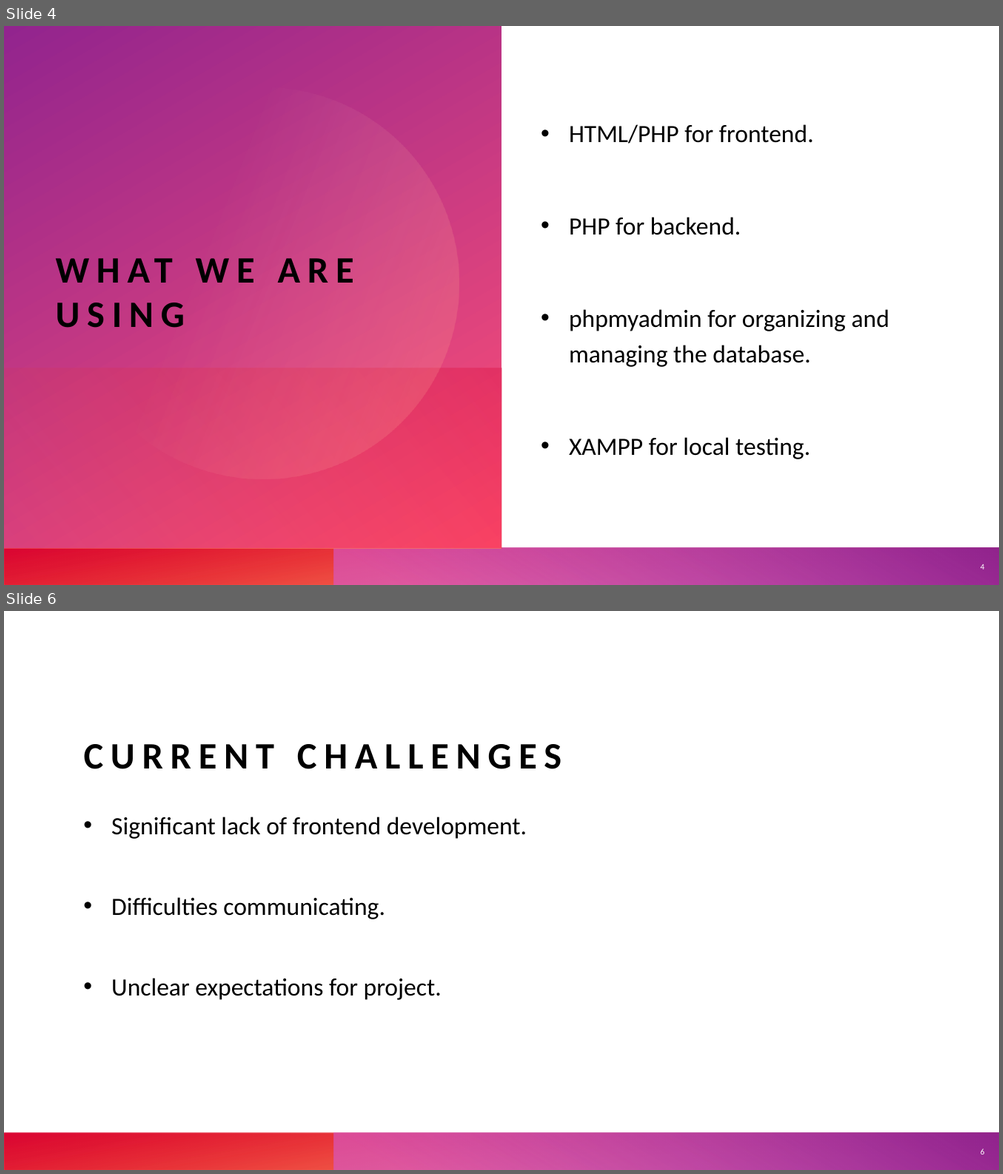
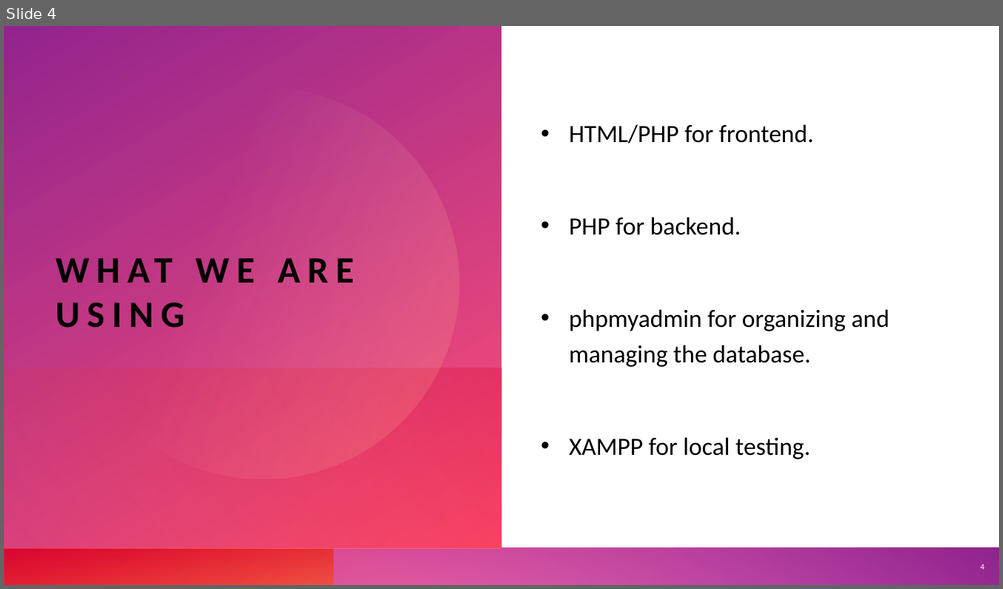
Before and after one commit to cart7982/CaravanSeraiCS360, a slide deck: CaravanSeraiCS360/Presentations/Caravanserai.pptx. Shown one above the other, each under a label of ours: slides 4 and 6 before the commit, slide 4 after it; the slides between them are not shown. The pictures are 1003x1174 and 1003x589 pixels, drawn with LibreOffice and Linux fonts; fonts in the diff are those of the drawing. Boxes give left, top, right and bottom in pixels: in the first picture for what was removed or moved away, otherwise in the second. Text is boxed around its words. In the diff, an @@ line names an element or a change of style, - is before the commit and + after.

```diff
--- a/CaravanSeraiCS360/Presentations/Caravanserai.pptx
+++ b/CaravanSeraiCS360/Presentations/Caravanserai.pptx
@@ slide 6 removed at [4,611,999,1170], background #FFFFFF; not listed: 4 template elements that a slide beside it also shows @@
@@ title removed at [84,744,561,769] @@
-CURRENT CHALLENGES
@@ text removed at [111,817,526,1000] @@
-• Significant lack of frontend development.
-• Difficulties communicating.
-• Unclear expectations for project.
@@ page number removed at [980,1149,984,1155] @@
-6
```
Also in this commit, not shown: 2 slides changed, 2 slides added, 8 other files.
